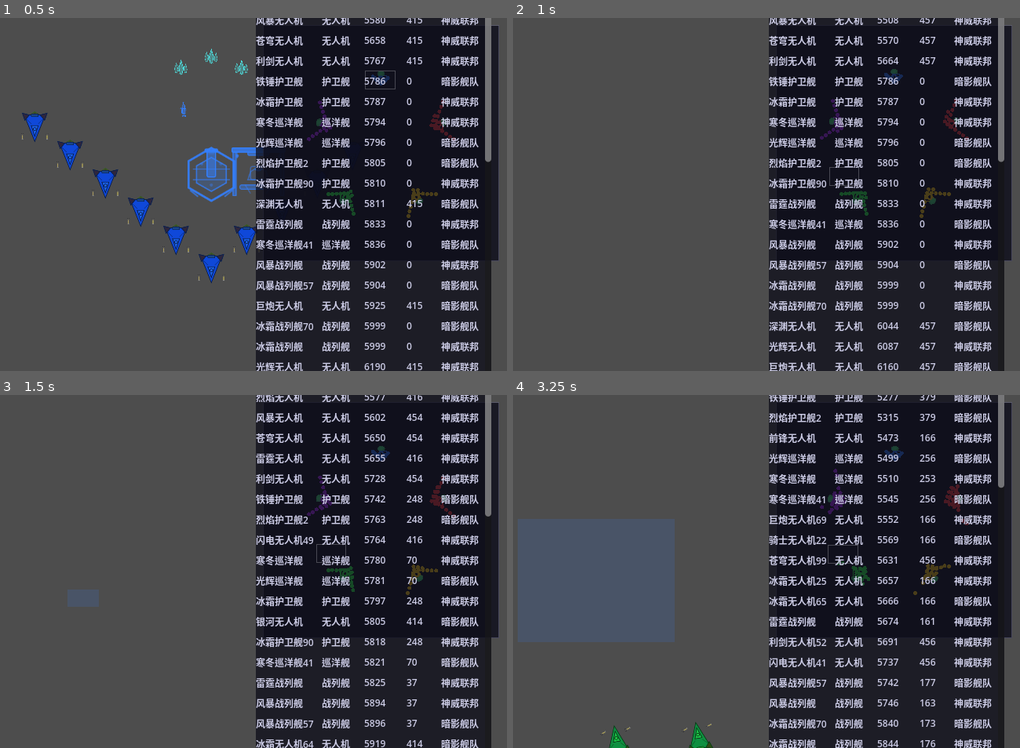
Above: before the commit, frames 1-4 (two rows, left to right).
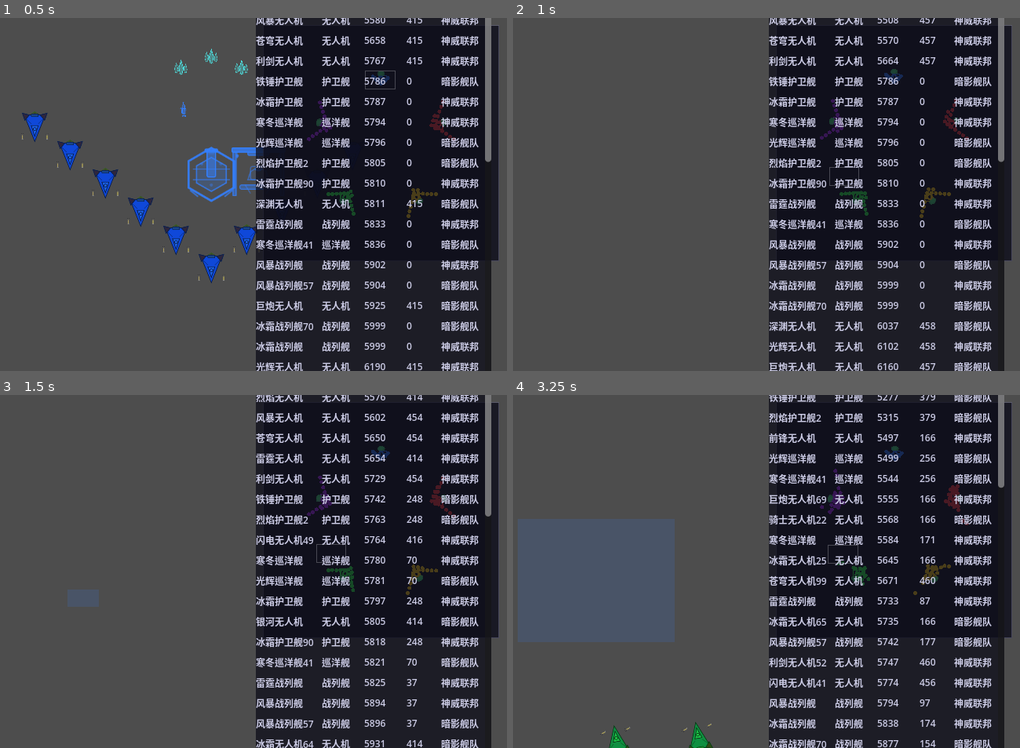
Above: after the commit, the same moments.

Repository: ZhanXuzhao/SpaceRTS
Game: Godot game, scene res://scenes/main.tscn
Same seed, same stepped clock (60 frames per second), same inputs: the game is played once before the commit and once after it.
Inputs (mouse positions are in pixels of both pictures, inside the frame that each line leads up to):
- Up to frame 1 (0.5 s): no input
- Up to frame 2 (1 s): tap Enter at 0.5 s; move the mouse to (842, 176) at 0.52 s; hold W from 0.53 s (still down); tap Z at 0.6 s; click (842, 176) at 0.67 s
- Up to frame 3 (1.5 s): release W at 1.25 s; drag from (65, 589) to (162, 642) at 1.27 s
- Up to frame 4 (3.25 s): move the mouse to (766, 493) at 2.02 s; hold W 2.03-2.75 s; tap C at 2.1 s; drag from (675, 642) to (518, 518) at 2.77 s

Frame 1 is identical in both runs. In frame 2, less than 0.1% of the frame differs, in the area x 72-87%, y 29-94%; in frame 3, 0.1%; in frame 4, 4.5%, in the area x 17-95%, y 11-100%.

Commit message:
增强飞船分离力，基于碰撞体尺寸动态计算避免堆叠

Diff:
--- a/scripts/unit_movement.gd
+++ b/scripts/unit_movement.gd
@@ -54,34 +54,13 @@
 		effective_max_speed *= unit._speed_mult
 		effective_thrust *= unit._speed_mult
 
-	# ---- 分离力（编队避让，使用空间查询替代全量遍历）----
-	var separation_dir = Vector2.ZERO
-	const SEPARATION_RADIUS: float = 80.0
-	var space_state = unit.get_world_2d().direct_space_state
-	var sep_query = PhysicsShapeQueryParameters2D.new()
-	var sep_circle = CircleShape2D.new()
-	sep_circle.radius = SEPARATION_RADIUS
-	sep_query.shape = sep_circle
-	sep_query.transform = Transform2D(0, unit.global_position)
-	sep_query.collision_mask = 1  # unit layer
-	sep_query.collide_with_areas = true
-	sep_query.collide_with_bodies = false
-	var nearby = space_state.intersect_shape(sep_query)
-	for r in nearby:
-		var other = r.collider
-		if other == unit or not is_instance_valid(other) or not other is Unit:
-			continue
-		if other.hull <= 0:
-			continue
-		var to_other = unit.global_position - other.global_position
-		var dist = to_other.length()
-		if dist > 0.001:
-			separation_dir += to_other.normalized() * (SEPARATION_RADIUS - dist) / SEPARATION_RADIUS
+	# ---- 分离力（编队避让，基于碰撞体尺寸动态计算）----
+	var separation_dir = _compute_separation(unit)
 
 	# ---- 合成为期望方向 ----
 	var desired_dir = direction
 	if separation_dir.length_squared() > 0.001:
-		desired_dir = (direction + separation_dir * 1.5).normalized()
+		desired_dir = (direction + separation_dir * 8.0).normalized()
 
 	# ---- 速度控制----
 	var accel = effective_thrust / unit.mass
@@ -135,8 +114,45 @@
 		else:
 			unit._body.rotation += sign(diff_angle) * max_turn
 
+	# ---- 环绕时也施加分离力，避免堆叠 ----
+	var sep_dir = _compute_separation(unit)
+	if sep_dir.length_squared() > 0.001:
+		var sep_speed = unit.velocity.length() * 0.5
+		unit.global_position += sep_dir * sep_speed * delta
+
 	# 应用位置
 	unit.global_position += unit.velocity * delta
+
+
+## 计算分离力方向（供移动和环绕共用）
+static func _compute_separation(unit) -> Vector2:
+	var sep_radius = unit.collision_shape.shape.size.length() * 1.2
+	var sep_dir = Vector2.ZERO
+	var space_state = unit.get_world_2d().direct_space_state
+	var sep_query = PhysicsShapeQueryParameters2D.new()
+	var sep_circle = CircleShape2D.new()
+	sep_circle.radius = max(sep_radius, 120.0)
+	sep_query.shape = sep_circle
+	sep_query.transform = Transform2D(0, unit.global_position)
+	sep_query.collision_mask = 1
+	sep_query.collide_with_areas = true
+	sep_query.collide_with_bodies = false
+	var nearby = space_state.intersect_shape(sep_query)
+	for r in nearby:
+		var other = r.collider
+		if other == unit or not is_instance_valid(other) or not other is Unit:
+			continue
+		if other.hull <= 0:
+			continue
+		var own_radius = unit.collision_shape.shape.size.length() * 0.5
+		var other_radius = other.collision_shape.shape.size.length() * 0.5
+		var min_dist = (own_radius + other_radius) * 0.8
+		var to_other = unit.global_position - other.global_position
+		var dist = to_other.length()
+		if dist > 0.001 and dist < min_dist:
+			var force = (min_dist - dist) / min_dist
+			sep_dir += to_other.normalized() * force * force
+	return sep_dir
 
 
 ## 停稳后若指定了阵型朝向，持续转直到到位
